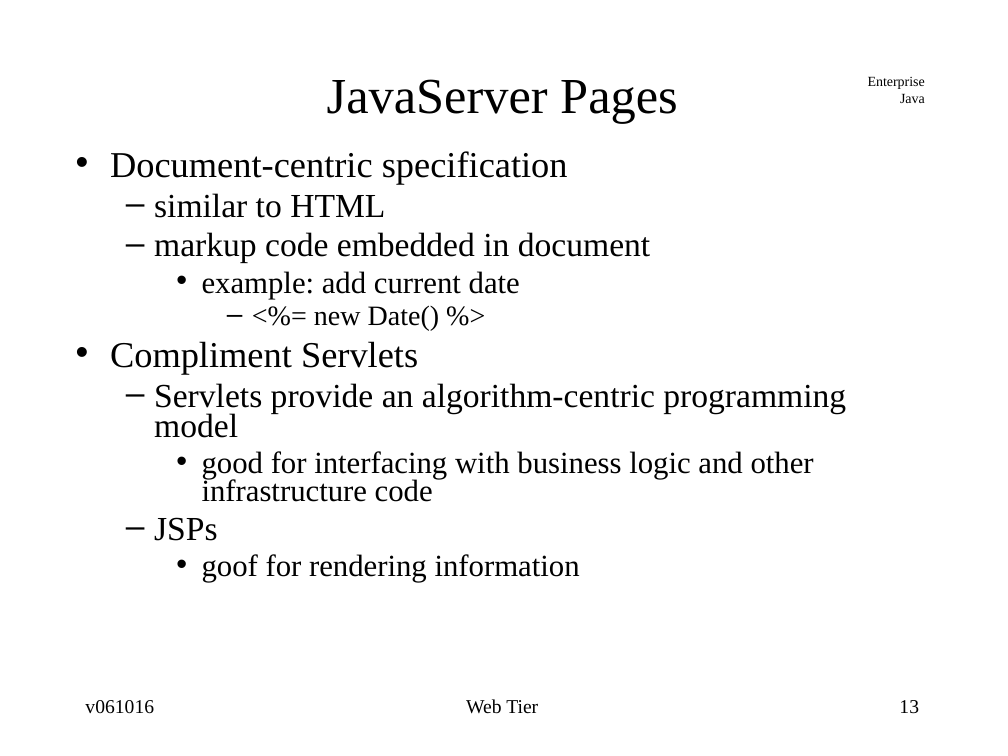
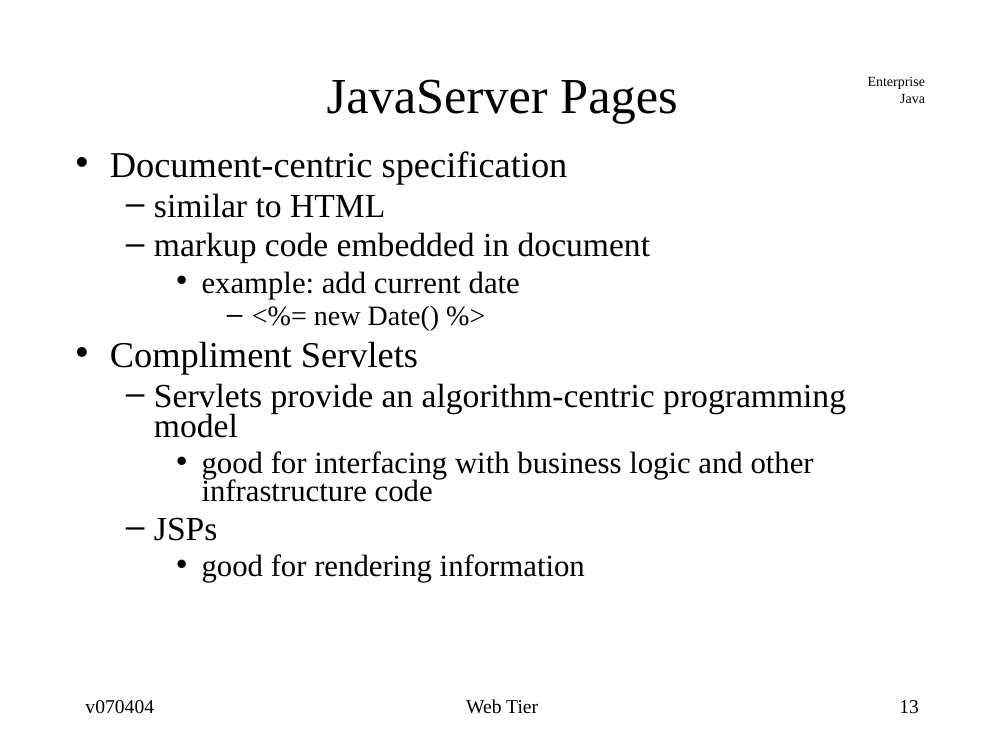
Before and after one commit to jcstaff/ejava-javaee, a slide deck: slide 13 of webtier/src/site/resources/lectures/webTier.ppt. Drawn at 1008x756 pixels with LibreOffice and Linux fonts; fonts in the diff are those of the drawing. Boxes give left, top, right and bottom in pixels: in the first picture for what was removed or moved away, otherwise in the second. Text is boxed around its words. In the diff, an @@ line names an element or a change of style, - is before the commit and + after.

```diff
--- a/webtier/src/site/resources/lectures/webTier.ppt
+++ b/webtier/src/site/resources/lectures/webTier.ppt
@@ text at (202, 554, 585, 582): text changed @@
-    • goof for rendering information
+    • good for rendering information
@@ text at (85, 700, 154, 714): text changed @@
-v061016
+v070404
```
Also in this commit, not shown: 48 other slides changed, 2 slides added, 1 slide removed, 14 other files.
